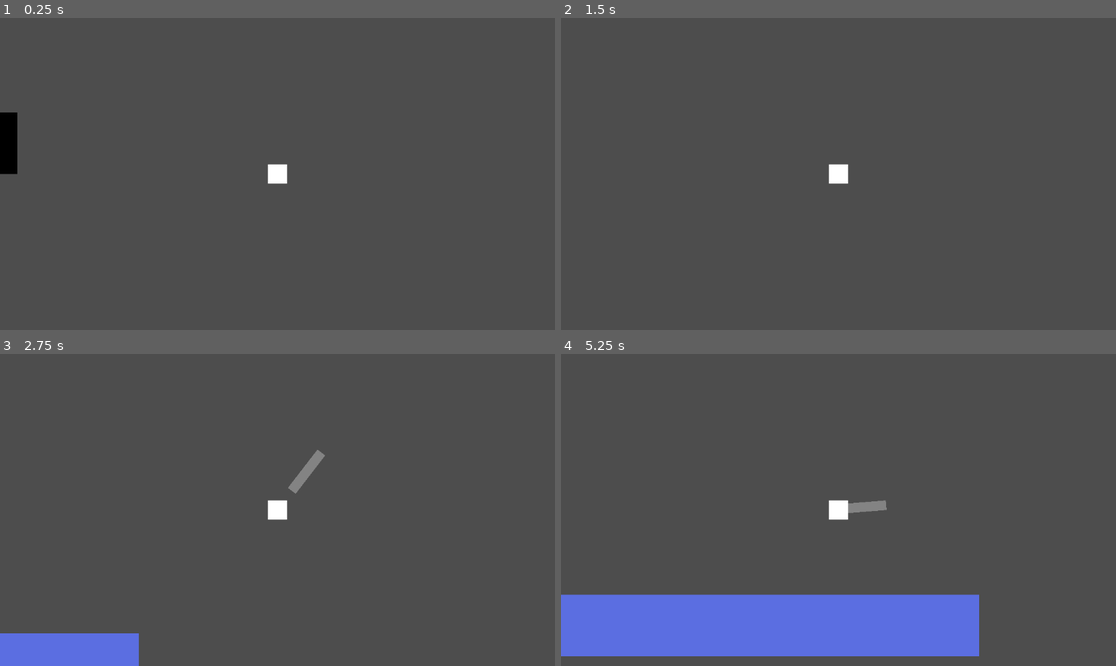
Above: before the commit, frames 1-4 (two rows, left to right).
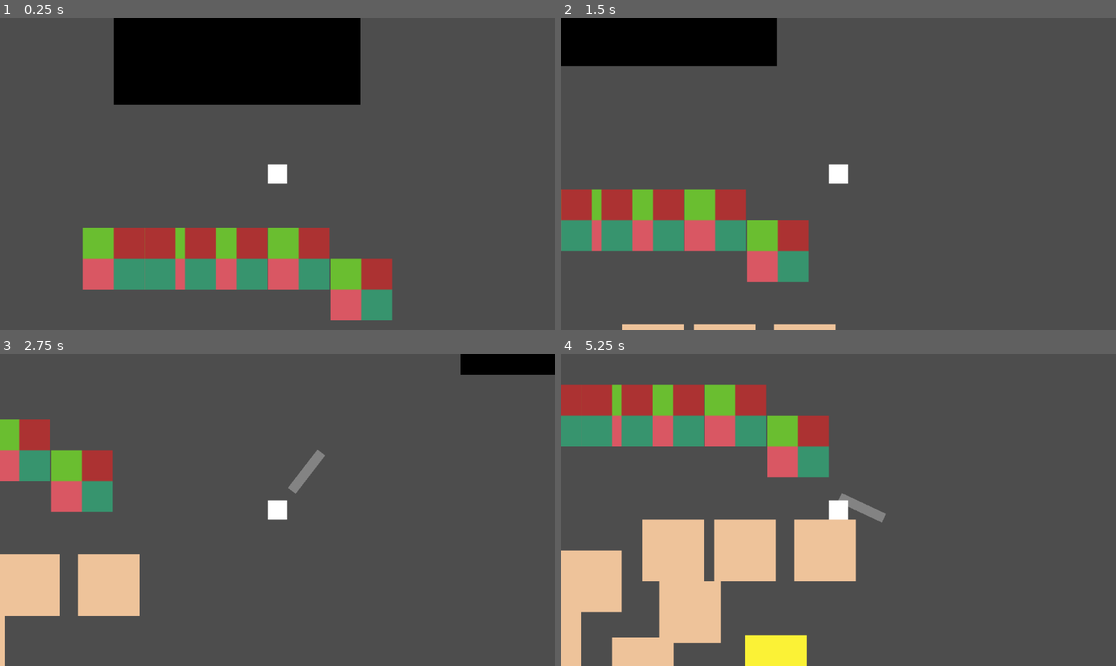
Above: after the commit, the same moments.

Repository: Themecus/Juego-de-mineria
Game: Godot game, scene res://Scene/test_zone.tscn
Same seed, same stepped clock (60 frames per second), same inputs: the game is played once before the commit and once after it.
Inputs (mouse positions are in pixels of both pictures, inside the frame that each line leads up to):
- Up to frame 1 (0.25 s): no input
- Up to frame 2 (1.5 s): tap Enter at 0.5 s; move the mouse to (960, 158) at 0.52 s; press the mouse at (960, 158) at 0.53 s; hold D (Right) 0.53-1.28 s; move the mouse to (727, 189) at 1.27 s; release the mouse at (727, 189) at 1.28 s; hold S (Down) from 1.28 s (still down); click (727, 189) at 1.35 s
- Up to frame 3 (2.75 s): move the mouse to (333, 441) at 2.02 s; release S (Down) at 2.03 s; press the mouse at (333, 441) at 2.03 s; hold D (Right) from 2.03 s (still down); tap E (Item) at 2.1 s
- Up to frame 4 (5.25 s): move the mouse to (810, 572) at 2.77 s; release D (Right) at 2.78 s; release the mouse at (810, 572) at 2.78 s; hold F (Upgrades) 2.78-3.53 s; right-click (810, 572) at 2.85 s; click (810, 572) at 3.05 s; tap Space (Touch) at 3.5 s; move the mouse to (1005, 556) at 3.52 s; hold Space (Touch) 3.53-4.28 s; hold A (Left) 3.53-5.03 s; click (1005, 556) at 3.8 s; move the mouse to (672, 463) at 4.27 s; click (672, 463) at 4.35 s; move the mouse to (866, 510) at 5.02 s; press the mouse at (866, 510) at 5.03 s; hold S (Down) from 5.03 s (still down)

The runs differ from the first frame. In frame 1, 24% of the frame differs, in the area x 0-71%, y 0-97%; in frame 2, 15%; in frame 3, 12%; in frame 4, 34%, in the area x 0-76%, y 9-100%.

Commit message:
Revisar las mejoras en la documentacion

Diff:
--- a/juego-de-mineria/Scene/car.tscn
+++ b/juego-de-mineria/Scene/car.tscn
@@ -3,6 +3,7 @@
 [ext_resource type="Script" uid="uid://bb3rigodtb25" path="res://Scripts/car.gd" id="1_cd047"]
 [ext_resource type="PackedScene" uid="uid://c02xyl1lwb2rl" path="res://Scene/vault.tscn" id="2_d7vpe"]
 [ext_resource type="PackedScene" uid="uid://bb52h8o6letsx" path="res://Scene/menuPersonal.tscn" id="2_uukhu"]
+[ext_resource type="PackedScene" uid="uid://d1j4ab3w8t8ua" path="res://Scene/menuUpgrades.tscn" id="4_kkigb"]
 
 [sub_resource type="RectangleShape2D" id="RectangleShape2D_d7vpe"]
 size = Vector2(161.5, 29)
@@ -11,6 +12,12 @@
 
 [node name="Car" type="CharacterBody2D" parent="." unique_id=1608034208]
 script = ExtResource("1_cd047")
+
+[node name="menuUpgrades" parent="Car" unique_id=2078814137 instance=ExtResource("4_kkigb")]
+offset_left = -428.0
+offset_top = -309.0
+offset_right = -428.0
+offset_bottom = -309.0
 
 [node name="MenuPersonal" parent="Car" unique_id=1782962435 instance=ExtResource("2_uukhu")]
 visible = false
--- /dev/null
+++ b/juego-de-mineria/Scene/menuUpgrades.tscn
@@ -0,0 +1,92 @@
+[gd_scene format=3 uid="uid://d1j4ab3w8t8ua"]
+
+[ext_resource type="Script" uid="uid://becd1jiyopxlk" path="res://Scripts/menuUpgrades.gd" id="1_if078"]
+
+[node name="menuUpgrades" type="Control" unique_id=2078814137]
+z_index = 128
+layout_mode = 3
+anchors_preset = 15
+anchor_right = 1.0
+anchor_bottom = 1.0
+grow_horizontal = 2
+grow_vertical = 2
+script = ExtResource("1_if078")
+
+[node name="ColorRect" type="ColorRect" parent="." unique_id=632985245]
+layout_mode = 0
+offset_right = 1152.0
+offset_bottom = 648.0
+color = Color(1.4643909, 1.4643909, 1.4643909, 0.47058824)
+
+[node name="close" type="Button" parent="." unique_id=1191404879]
+layout_mode = 0
+offset_left = 1033.0
+offset_top = 21.0
+offset_right = 1121.0
+offset_bottom = 125.0
+theme_override_font_sizes/font_size = 70
+text = "X"
+
+[node name="speed" type="Button" parent="." unique_id=1910879503]
+layout_mode = 0
+offset_left = 113.0
+offset_top = 264.0
+offset_right = 274.0
+offset_bottom = 358.0
+theme_override_font_sizes/font_size = 40
+text = "Speed"
+
+[node name="mining" type="Button" parent="." unique_id=506309875]
+layout_mode = 0
+offset_left = 893.0
+offset_top = 264.0
+offset_right = 1054.0
+offset_bottom = 358.0
+theme_override_font_sizes/font_size = 40
+text = "Mining"
+
+[node name="bagLimit" type="Button" parent="." unique_id=11347781]
+layout_mode = 0
+offset_left = 372.0
+offset_top = 264.0
+offset_right = 550.0
+offset_bottom = 358.0
+theme_override_font_sizes/font_size = 40
+text = "Bag limit"
+
+[node name="sizeDrill" type="Button" parent="." unique_id=1544160135]
+layout_mode = 0
+offset_left = 653.0
+offset_top = 264.0
+offset_right = 822.0
+offset_bottom = 358.0
+theme_override_font_sizes/font_size = 40
+text = "Size drill
+
+"
+
+[node name="prueba" type="Button" parent="." unique_id=149024939]
+layout_mode = 0
+offset_left = 113.0
+offset_top = 88.0
+offset_right = 282.0
+offset_bottom = 182.0
+theme_override_font_sizes/font_size = 40
+text = "restar
+
+"
+
+[node name="Label" type="Label" parent="." unique_id=1100790153]
+layout_mode = 0
+offset_left = 51.0
+offset_top = 437.0
+offset_right = 423.0
+offset_bottom = 562.0
+theme_override_font_sizes/font_size = 40
+
+[connection signal="pressed" from="close" to="." method="_on_close_pressed"]
+[connection signal="pressed" from="speed" to="." method="_on_speed_pressed"]
+[connection signal="pressed" from="mining" to="." method="_on_mining_pressed"]
+[connection signal="pressed" from="bagLimit" to="." method="_on_bag_limit_pressed"]
+[connection signal="pressed" from="sizeDrill" to="." method="_on_size_drill_pressed"]
+[connection signal="pressed" from="prueba" to="." method="_on_size_drill_pressed"]
--- a/juego-de-mineria/Scene/test_zone.tscn
+++ b/juego-de-mineria/Scene/test_zone.tscn
@@ -20,35 +20,86 @@
 [node name="test zone" type="Node2D" unique_id=982874559]
 
 [node name="Player" parent="." unique_id=1874484111 instance=ExtResource("1_0ssdb")]
-position = Vector2(1550, -285)
+position = Vector2(-14, -1570)
 scale = Vector2(1.017433, 1)
 
 [node name="Stone" parent="." unique_id=1794573011 instance=ExtResource("4_ogxn6")]
 position = Vector2(-414, -587)
 
 [node name="StoneI" parent="." unique_id=384920675 instance=ExtResource("6_vupva")]
-position = Vector2(-398, -110)
+position = Vector2(-64, -986)
 
 [node name="StoneGe" parent="." unique_id=1206551629 instance=ExtResource("7_k6k6t")]
-position = Vector2(-590, -185)
+position = Vector2(160, -1330)
+
+[node name="StoneGe2" parent="." unique_id=888113971 instance=ExtResource("7_k6k6t")]
+position = Vector2(30, -1394)
+
+[node name="StoneGe3" parent="." unique_id=397656991 instance=ExtResource("7_k6k6t")]
+position = Vector2(-99, -1394)
+
+[node name="StoneGe4" parent="." unique_id=2015952328 instance=ExtResource("7_k6k6t")]
+position = Vector2(-206, -1394)
+
+[node name="StoneGe5" parent="." unique_id=1265217437 instance=ExtResource("7_k6k6t")]
+position = Vector2(-290, -1394)
+
+[node name="StoneGe6" parent="." unique_id=1105882534 instance=ExtResource("7_k6k6t")]
+position = Vector2(-354, -1394)
+
+[node name="StoneGe7" parent="." unique_id=1635446887 instance=ExtResource("7_k6k6t")]
+position = Vector2(-354, -1394)
 
 [node name="StoneI2" parent="." unique_id=1622665586 instance=ExtResource("6_vupva")]
-position = Vector2(-620, 32)
+position = Vector2(-162, -869)
+
+[node name="StoneI3" parent="." unique_id=557903226 instance=ExtResource("6_vupva")]
+position = Vector2(-270, -1050)
+
+[node name="StoneI4" parent="." unique_id=1578571464 instance=ExtResource("6_vupva")]
+position = Vector2(-354, -933)
+
+[node name="StoneI8" parent="." unique_id=1392162411 instance=ExtResource("6_vupva")]
+position = Vector2(-334, -810)
+
+[node name="StoneI9" parent="." unique_id=1634500274 instance=ExtResource("6_vupva")]
+position = Vector2(216, -1114)
+
+[node name="StoneI5" parent="." unique_id=1575244477 instance=ExtResource("6_vupva")]
+position = Vector2(-99, -1114)
+
+[node name="StoneI6" parent="." unique_id=1700416625 instance=ExtResource("6_vupva")]
+position = Vector2(50, -1114)
+
+[node name="StoneI7" parent="." unique_id=1963636030 instance=ExtResource("6_vupva")]
+position = Vector2(-398, -1114)
 
 [node name="StoneG" parent="." unique_id=1293132955 instance=ExtResource("5_vupva")]
-position = Vector2(-108, -651)
+position = Vector2(0, -727)
 
 [node name="StoneG2" parent="." unique_id=757984609 instance=ExtResource("5_vupva")]
-position = Vector2(0, -459)
+position = Vector2(-34, -523)
 
 [node name="StoneG3" parent="." unique_id=781074552 instance=ExtResource("5_vupva")]
-position = Vector2(191, -587)
+position = Vector2(191, -714)
 
 [node name="StoneG4" parent="." unique_id=1925604438 instance=ExtResource("5_vupva")]
-position = Vector2(280, -413)
+position = Vector2(158, -523)
+
+[node name="StoneG6" parent="." unique_id=670206652 instance=ExtResource("5_vupva")]
+position = Vector2(339, -810)
+
+[node name="StoneG9" parent="." unique_id=28793444 instance=ExtResource("5_vupva")]
+position = Vector2(114, -874)
+
+[node name="StoneG7" parent="." unique_id=2105315213 instance=ExtResource("5_vupva")]
+position = Vector2(306, -619)
+
+[node name="StoneG8" parent="." unique_id=2001225100 instance=ExtResource("5_vupva")]
+position = Vector2(306, -459)
 
 [node name="StoneG5" parent="." unique_id=189722323 instance=ExtResource("5_vupva")]
-position = Vector2(-270, -715)
+position = Vector2(-162, -663)
 
 [node name="Stone2" parent="." unique_id=150805686 instance=ExtResource("4_ogxn6")]
 position = Vector2(946, -349)
--- a/juego-de-mineria/Scripts/Player.gd
+++ b/juego-de-mineria/Scripts/Player.gd
@@ -1,6 +1,7 @@
 extends CharacterBody2D
 
-var moving_fast=400#velocidad para moverse
+var moving_fast=0#velocidad para moverse
+var limitOres=0#Limite de la bolsa
 var interaction_zone=false
 #var collectable=null#si quieres llaamar funciones desde otro sitio debes
 #1) crear una variable nulificada
@@ -10,7 +11,7 @@
 @onready var menu=$MenuPersonal
 var points=0
 var nameOre=""
-var limitOres=10
+
 var oresCloset=0
 var itemBomb = preload("res://Scene/bomb.tscn")
 
@@ -18,15 +19,17 @@
 	var inventoryClass = load("res://Scripts/inventory.gd")#con esto podemos llamar scripts que no tengan nodos asociados
 	inventory = inventoryClass.new()  # Crear NUEVA instancia
 	vault = inventoryClass.new()
+	moving_fast=PLAYERDATA.speed
+	limitOres=PLAYERDATA.bagLimit
 	menu.visible=false
 
 func _process(delta):
 	pauseMenu()
+	upgrade()
 	console.updateData(inventory)#la info de actualiza constantemente en console
 	console.updateDataVault(vault)#la info de actualiza constantemente en console
+	PLAYERDATA.saveVault(vault)
 	action(delta)#aqui iran todas las acciones de nuestro pj
-
-
 
 func action(delta):
 	moving(delta)#esta sera de movimiento
@@ -35,6 +38,10 @@
 
 	#useItem()#Aqui activaremos el item en uso, como bombas o cosas de apoyo
 	#este ultimo queda desabilitado hasta nuevo aviso, tenemos que ver como equipar diferentes items
+
+func upgrade():
+	moving_fast=PLAYERDATA.speed
+	limitOres=PLAYERDATA.bagLimit
 
 func pauseMenu():#con esto haremos aparecer el menu y detener el juego
 	if Input.is_action_just_pressed("Menu"):
--- a/juego-de-mineria/Scripts/breakblocks.gd
+++ b/juego-de-mineria/Scripts/breakblocks.gd
@@ -12,7 +12,8 @@
 var capacity=0
 
 func _ready():
-	pass
+	miningPower=PLAYERDATA.mining
+
 
 func breaker(delta):#esto es para el taladro principal
 	durability=durability-delta*miningPower
--- a/juego-de-mineria/Scripts/car.gd
+++ b/juego-de-mineria/Scripts/car.gd
@@ -7,15 +7,17 @@
 @onready var player = $"../../Player" #jugador
 @onready var carCamara = $Camera2D #camara del carro
 @onready var exitMarker = $Marker2D  # El punto para la salida del jugador
-
+@onready var menuUpgrades= $menuUpgrades#esta cosa es para abrir la pestana de mejoras
 func _ready():
 	menu.visible=false
+	menuUpgrades.visible=false
 
 
 #dato: si el jugador es eliminado del juego, el carro toma control de la camara y acciones
 func _process(delta):
 	if key == true:
 		pauseMenu()
+		pauseUpgrade()
 		enterVehicle()#Entraremos en vehiculo
 		moving(delta)# Mover vehículo
 
@@ -32,6 +34,12 @@
 		menu.visible=!menu.visible
 		get_tree().paused = !get_tree().paused
 		menu.process_mode = PROCESS_MODE_ALWAYS
+
+func pauseUpgrade():
+	if Input.is_action_just_pressed("Upgrades"):
+		menuUpgrades.visible=!menu.visible
+		get_tree().paused = !get_tree().paused
+		menuUpgrades.process_mode = PROCESS_MODE_ALWAYS
 
 func enterVehicle():
 	# Guardar al padre del jugador original aqui dentro
--- /dev/null
+++ b/juego-de-mineria/Scripts/menuUpgrades.gd
@@ -0,0 +1,42 @@
+extends Control
+@onready var label=$Label
+
+func _process(delta):
+	# Texto del vault
+	label.text = "VAULT:\n" + \
+					"  GOLD: " + str(PLAYERDATA.vaultInfo.gold) + "\n" + \
+					"  IRON: " + str(PLAYERDATA.vaultInfo.iron) + "\n" + \
+					"  GEMS: " + str(PLAYERDATA.vaultInfo.gems) + "\n" + \
+					"  TOTAL: " + str(PLAYERDATA.vaultInfo.gold +PLAYERDATA.vaultInfo.iron
+					 +PLAYERDATA.vaultInfo.gems)
+	pass
+
+
+
+
+
+func _on_close_pressed() -> void:
+	get_tree().paused = !get_tree().paused
+	$".".visible=!$".".visible
+
+
+func _on_speed_pressed() -> void:
+	if PLAYERDATA.vaultInfo.gems>=1:
+		PLAYERDATA.speed+=100
+		PLAYERDATA.vaultInfo.gems-=1
+
+func _on_mining_pressed() -> void:
+	if PLAYERDATA.vaultInfo.iron>=3:
+		PLAYERDATA.mining+=1
+		PLAYERDATA.vaultInfo.iron-=3
+
+func _on_bag_limit_pressed() -> void:
+	if PLAYERDATA.vaultInfo.gold>=2:
+		PLAYERDATA.bagLimit+=5
+		PLAYERDATA.vaultInfo.gold-=2
+
+func _on_size_drill_pressed() -> void:
+	if PLAYERDATA.vaultInfo.gold>=2 and  PLAYERDATA.vaultInfo.iron>=3:
+		PLAYERDATA.sizeDrill+=0.5
+		PLAYERDATA.vaultInfo.iron-=3
+		PLAYERDATA.vaultInfo.gold-=2
--- /dev/null
+++ b/juego-de-mineria/Scripts/playerData.gd
@@ -0,0 +1,10 @@
+extends Node
+
+var speed=400 #esto sera la velocidad de movimiento del jugador
+var bagLimit=10 #Que tantos ores puede recoger el jugador
+var mining=2 #La fuerza de minado
+var sizeDrill=1 #Lo largo qeu sera la pala
+var vaultInfo=null #Lo largo qeu sera la pala
+
+func saveVault(vault):
+	vaultInfo=vault
--- a/juego-de-mineria/Scripts/shovel.gd
+++ b/juego-de-mineria/Scripts/shovel.gd
@@ -1,5 +1,6 @@
 extends Node2D
 
+@onready var shovel = $"."
 @onready var collision_shape = $CollisionShape2D
 @onready var player = get_parent()  # Siendo la pala  hijo del jugador, sacaremos la informacion de el
 @export var max_distance = 100  # Máxima distancia del jugador y la pala
@@ -11,12 +12,17 @@
 	visible = false
 	collision_shape.disabled = true
 
+
 func _process(delta):
 	handle_input(delta)
+	estirar_pala()
 
 	# si esta activado, comenzara la rotacion del raton
 	if visible:
 		follow_mouse(delta)
+
+func estirar_pala():
+	shovel.scale.x = PLAYERDATA.sizeDrill
 
 func handle_input(delta):
 	if Input.is_action_pressed("Drill"):
--- a/juego-de-mineria/Scripts/stone.gd
+++ b/juego-de-mineria/Scripts/stone.gd
@@ -4,6 +4,7 @@
 #por lo demas es como si ya estuvieran aqui
 func _ready():
 	durability=2.5
+	miningPower=PLAYERDATA.mining
 
 
 func _process(delta):
--- a/juego-de-mineria/Scripts/stone_g.gd
+++ b/juego-de-mineria/Scripts/stone_g.gd
@@ -4,6 +4,8 @@
 #por lo demas es como si ya estuvieran aqui
 func _ready():
 	durability=2
+	miningPower=PLAYERDATA.mining
+
 	ore=preload("res://Scene/gold.tscn")
 
 
--- a/juego-de-mineria/Scripts/stone_ge.gd
+++ b/juego-de-mineria/Scripts/stone_ge.gd
@@ -4,6 +4,8 @@
 #por lo demas es como si ya estuvieran aqui
 func _ready():
 	durability=2
+	miningPower=PLAYERDATA.mining
+
 	ore=preload("res://Scene/gems.tscn")
 
 
--- a/juego-de-mineria/Scripts/stone_i.gd
+++ b/juego-de-mineria/Scripts/stone_i.gd
@@ -4,6 +4,8 @@
 #por lo demas es como si ya estuvieran aqui
 func _ready():
 	durability=2
+	miningPower=PLAYERDATA.mining
+
 	ore=preload("res://Scene/iron.tscn")
 
 
--- a/juego-de-mineria/project.godot
+++ b/juego-de-mineria/project.godot
@@ -14,6 +14,10 @@
 run/main_scene="uid://xtc6sj371i1"
 config/features=PackedStringArray("4.6", "Forward Plus")
 config/icon="res://icon.svg"
+
+[autoload]
+
+PLAYERDATA="*uid://cdlyjt246es1g"
 
 [file_customization]
 
Not shown, added: juego-de-mineria/Scripts/menuUpgrades.gd.uid
Not shown, added: juego-de-mineria/Scripts/playerData.gd.uid
Not shown, changed: juego-de-mineria/documentation.md
